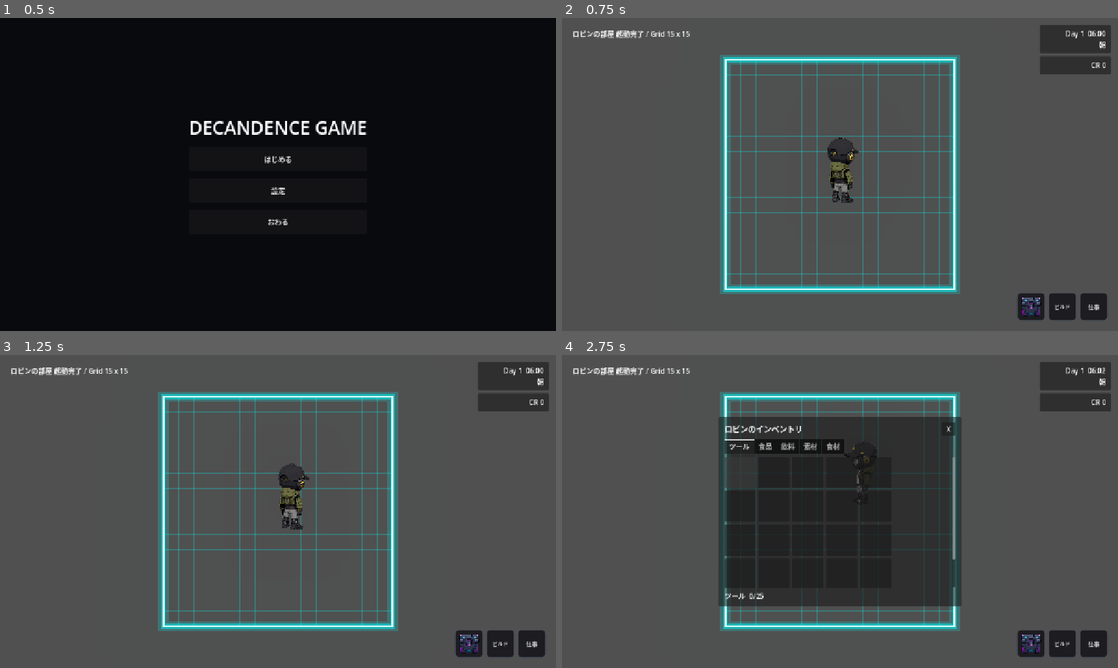
Above: before the commit, frames 1-4 (two rows, left to right).
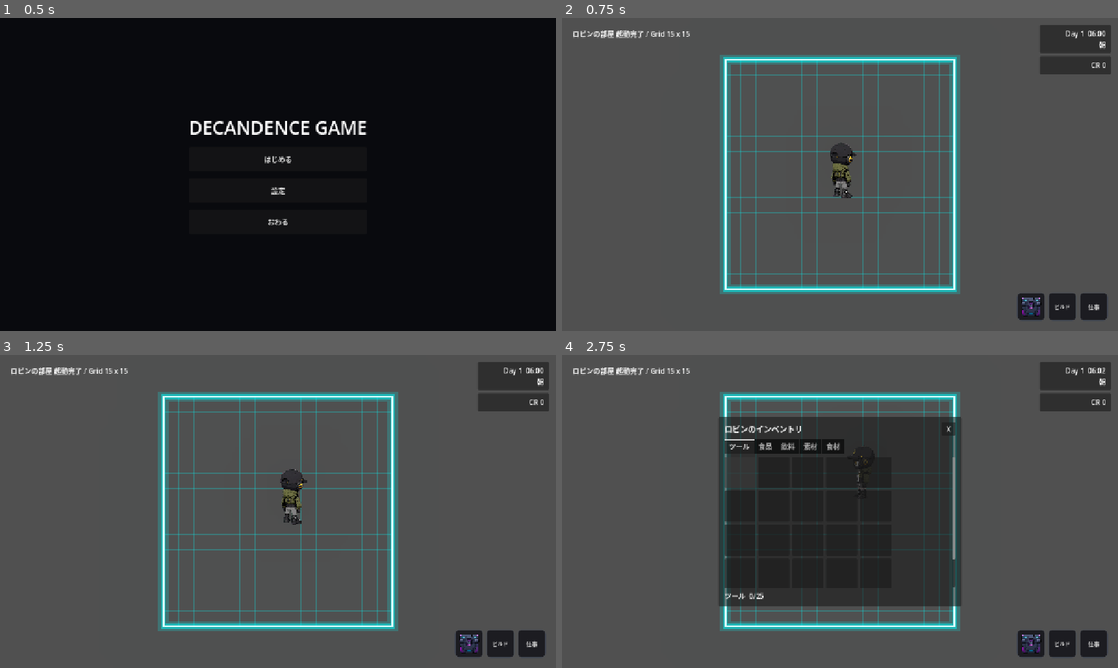
Above: after the commit, the same moments.

Repository: grimoire1089-coder/optimistic
Game: Godot game, scene res://Scenes/Boot/TitleScene.tscn
The game is run twice, just before and just after one commit, with the same random seed, the same clock (stepped at 60 frames per second) and the same inputs.
Inputs (mouse positions are in pixels of both pictures, inside the frame that each line leads up to):
- Up to frame 1 (0.5 s): no input
- Up to frame 2 (0.75 s): click "はじめる" at 0.5 s
- Up to frame 3 (1.25 s): no input
- Up to frame 4 (2.75 s): click (1029, 642) at 1.25 s; click (739, 470) at 2.02 s

Frame 1 is identical in both runs. In frame 2, 0.4% of the frame differs, in the area x 47-54%, y 38-60%; in frame 3, 0.4%; in frame 4, less than 0.1%.

Commit message:
Fit Robin actor size to 2x4 grid footprint

Diff:
--- a/Scenes/Characters/Robin/RobinWanderActor.tscn
+++ b/Scenes/Characters/Robin/RobinWanderActor.tscn
@@ -9,16 +9,17 @@
 [ext_resource type="Script" path="res://Scripts/Characters/Robin/Modules/RobinInventoryModule.gd" id="7_inventory_module"]
 
 [sub_resource type="CircleShape2D" id="CircleShape2D_robin"]
-radius = 10.0
+radius = 8.0
 
 [sub_resource type="RectangleShape2D" id="RectangleShape2D_click_area"]
-size = Vector2(136, 168)
+size = Vector2(70, 140)
 
 [node name="Robin" type="CharacterBody2D"]
 position = Vector2(576, 360)
 motion_mode = 1
 script = ExtResource("1_actor")
 start_at_movement_area_center = true
+sprite_click_padding = Vector2(12, 12)
 
 [node name="Sprite2D" type="Sprite2D" parent="."]
 texture = ExtResource("2_standing_texture")
@@ -26,10 +27,10 @@
 vframes = 4
 frame = 0
 centered = true
-scale = Vector2(0.38, 0.38)
+scale = Vector2(0.32, 0.32)
 
 [node name="CollisionShape2D" type="CollisionShape2D" parent="."]
-position = Vector2(0, 18)
+position = Vector2(0, 14)
 shape = SubResource("CircleShape2D_robin")
 
 [node name="ClickArea2D" type="Area2D" parent="."]
@@ -49,7 +50,7 @@
 screen_margin = 96.0
 side_ui_margin = 280.0
 movement_area_provider_path = NodePath("../RobinRoomMap")
-visual_half_extents = Vector2(36, 58)
+visual_half_extents = Vector2(35, 70)
 
 [node name="RobinWalkSpriteAnimator" type="Node" parent="."]
 script = ExtResource("4_animator")
